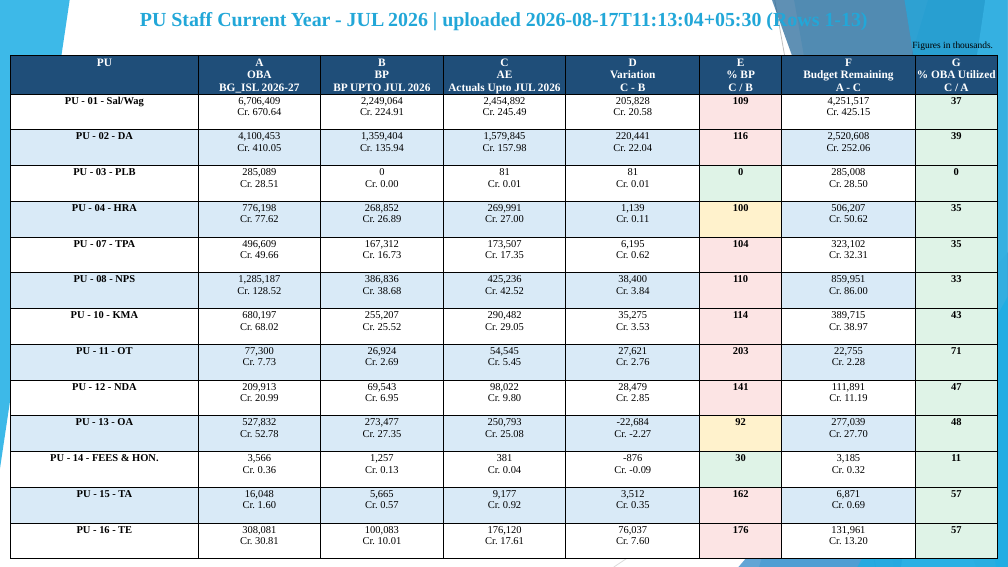
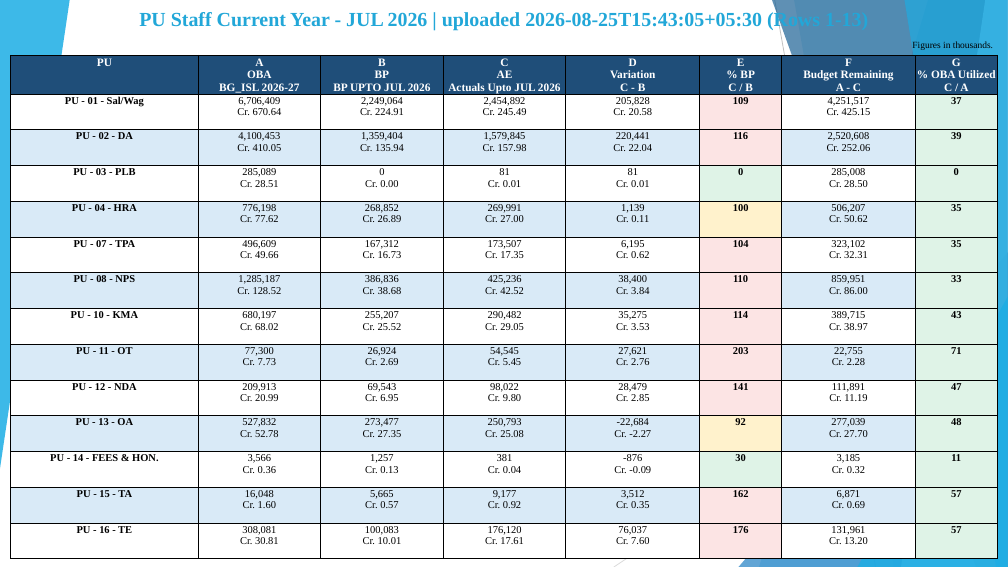
Before and after one commit to girishtiwari007/MB-BUDGET, a slide deck: slide 3 of exports/Moradabad_Division_Current_Year_Budget_Analysis.pptx. Drawn at 1008x567 pixels with LibreOffice and Linux fonts; fonts in the diff are those of the drawing. Boxes give left, top, right and bottom in pixels: in the first picture for what was removed or moved away, otherwise in the second. Text is boxed around its words. In the diff, an @@ line names an element or a change of style, - is before the commit and + after.

```diff
--- a/exports/Moradabad_Division_Current_Year_Budget_Analysis.pptx
+++ b/exports/Moradabad_Division_Current_Year_Budget_Analysis.pptx
@@ text at <box>98,11,820,425</box>: text changed @@
-PU Staff Current Year - JUL 2026 | uploaded 2026-08-17T11:13:04+05:30 (Rows 1-13)
+PU Staff Current Year - JUL 2026 | uploaded 2026-08-25T15:43:05+05:30 (Rows 1-13)
```
Also in this commit, not shown: 11 other slides changed, 27 other files.
